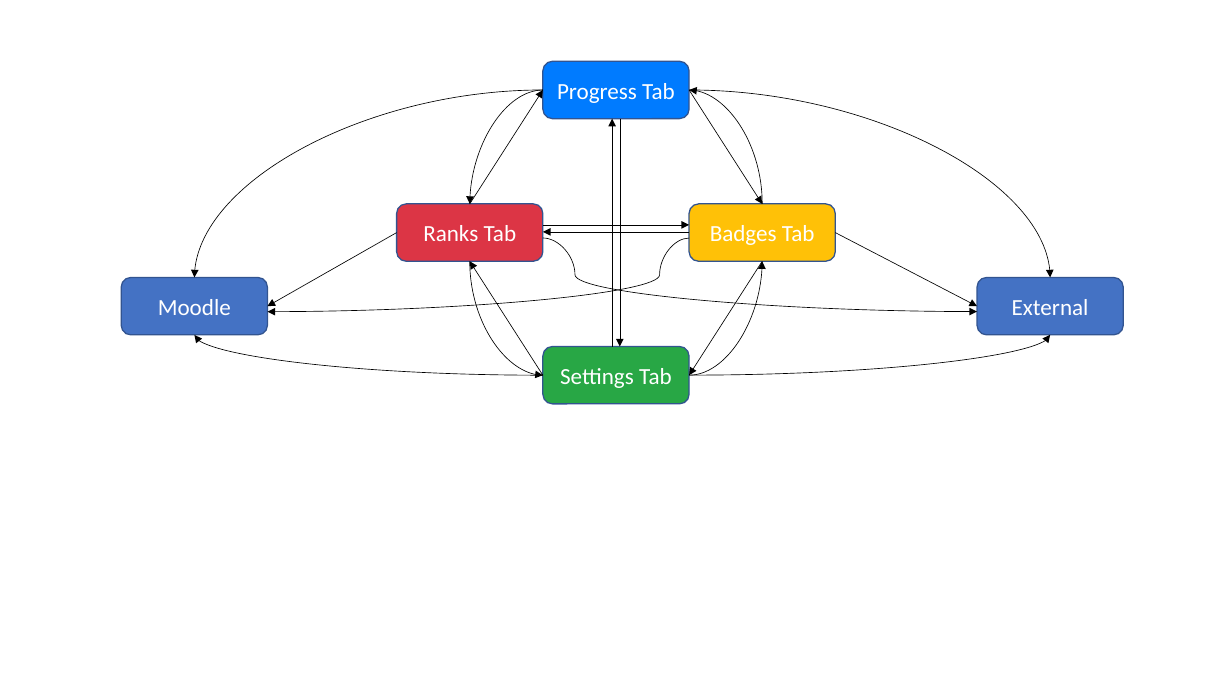
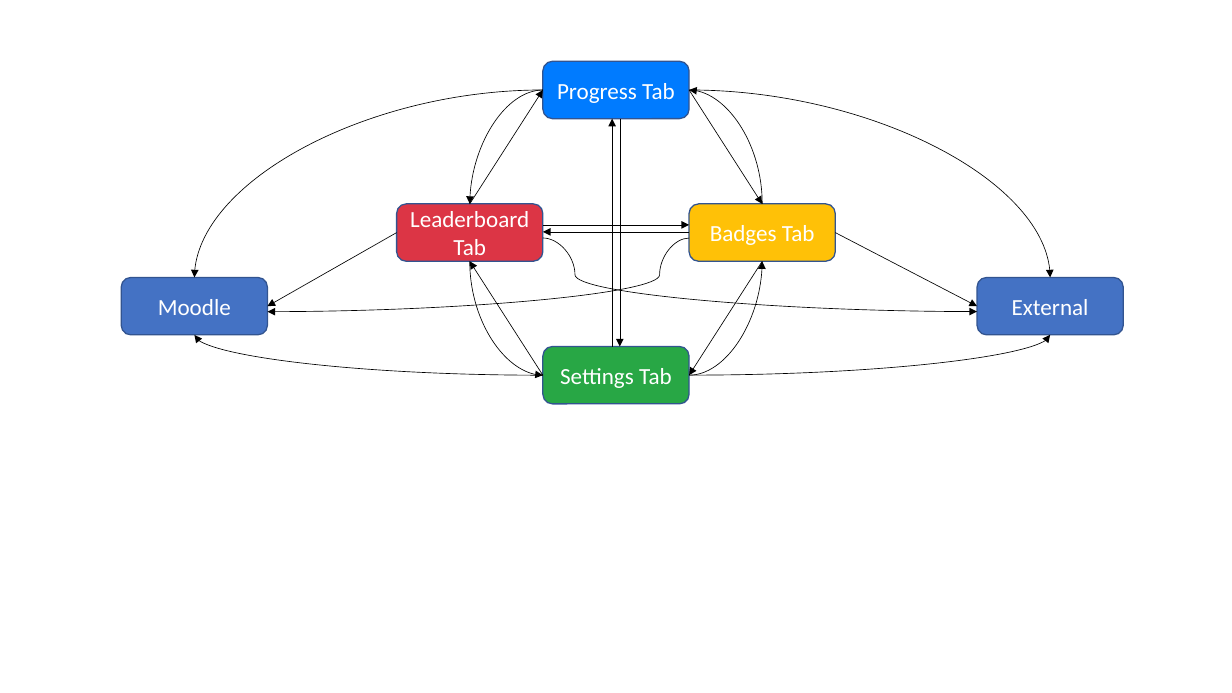
Before and after one commit to Mansent/IGAT, a slide deck: slide 1 of img/graph.pptx. Drawn at 1232x693 pixels with LibreOffice and Linux fonts; fonts in the diff are those of the drawing. Boxes give left, top, right and bottom in pixels: in the first picture for what was removed or moved away, otherwise in the second. Text is boxed around its words. In the diff, an @@ line names an element or a change of style, - is before the commit and + after.

```diff
--- a/img/graph.pptx
+++ b/img/graph.pptx
@@ text in rounded rectangle at (410, 211, 529, 262): text changed @@
-Ranks Tab
+Leaderboard Tab
```
Also in this commit, not shown: 8 other files.
